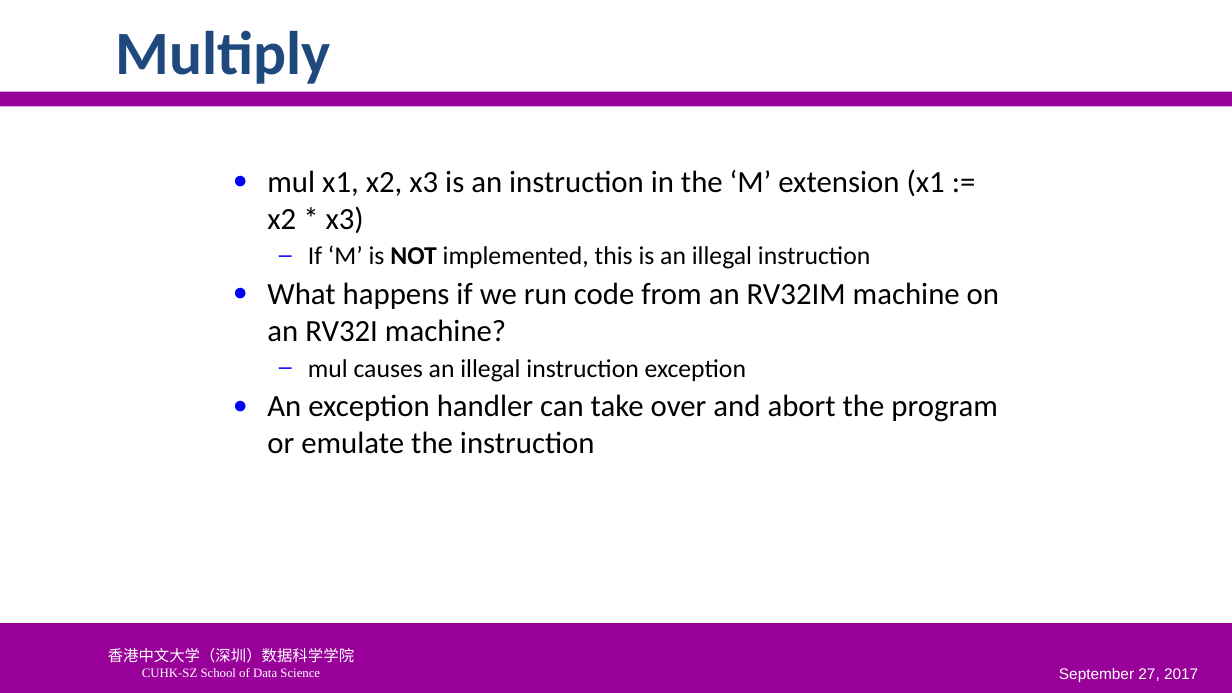
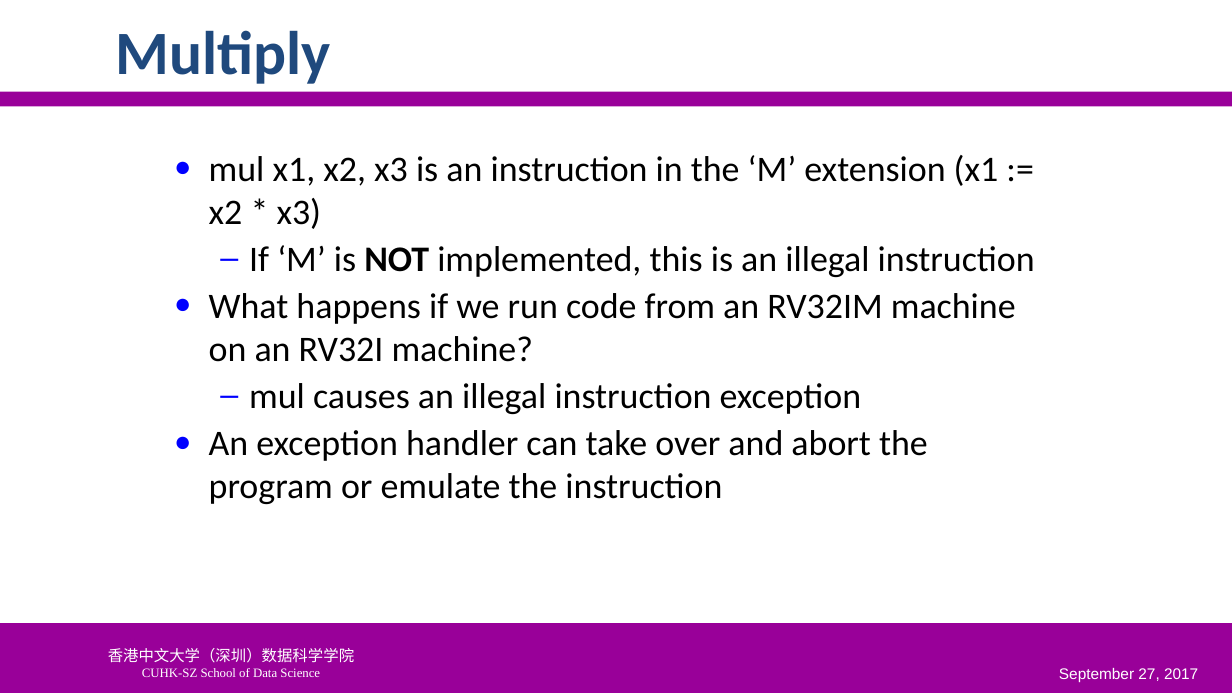
Before and after one commit to SUNCHAOYI923/CMU_CSAPP, a slide deck: slide 75 of slide/CA3060-3-ISA(2).pptx (slide 67 before the commit). Drawn at 1232x693 pixels with LibreOffice and Linux fonts; fonts in the diff are those of the drawing; background and template pictures are left out. Boxes give left, top, right and bottom in pixels: in the first picture for what was removed or moved away, otherwise in the second. Text is boxed around its words. In the diff, an @@ line names an element or a change of style, - is before the commit and + after.

```diff
--- a/slide/CA3060-3-ISA(2).pptx
+++ b/slide/CA3060-3-ISA(2).pptx
@@ text "mul x1, x2, x3 is ...": place and size @@
-text "mul x1, x2, x3 is ..." at (267, 169, 999, 454)
+text "mul x1, x2, x3 is ..." at (209, 155, 1035, 504)
@@ text "mul x1, x2, x3 is ..." at (209, 155, 1035, 504): size 24 to 28 pt in "mul x1, x2, x3 is an instruction ...", "What happens if we run code from ...", "An exception handler can take over and ..."; size 20 to 28 pt in "If ‘M’ is NOT implemented, this is ...", "mul causes an illegal instruction exception" @@
```
Also in this commit, not shown: 8 other slides changed, 8 slides added, 3 other files.
